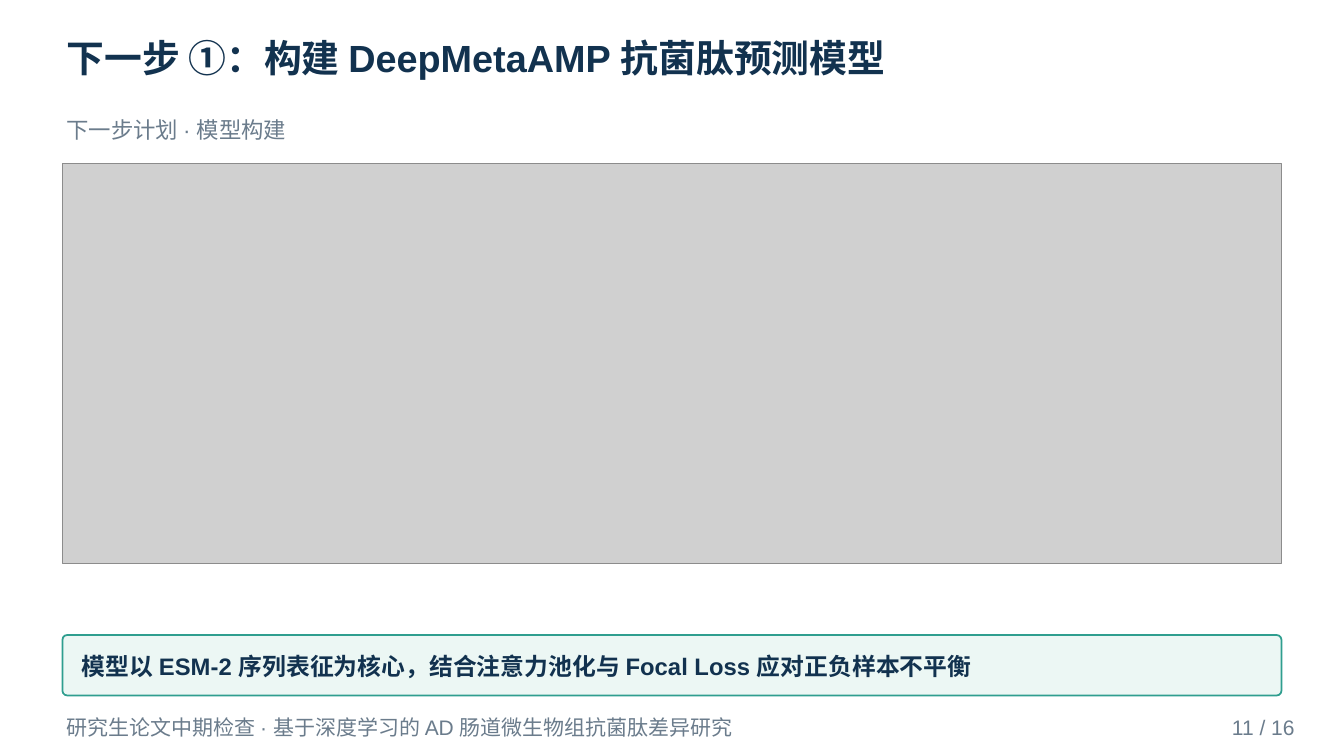
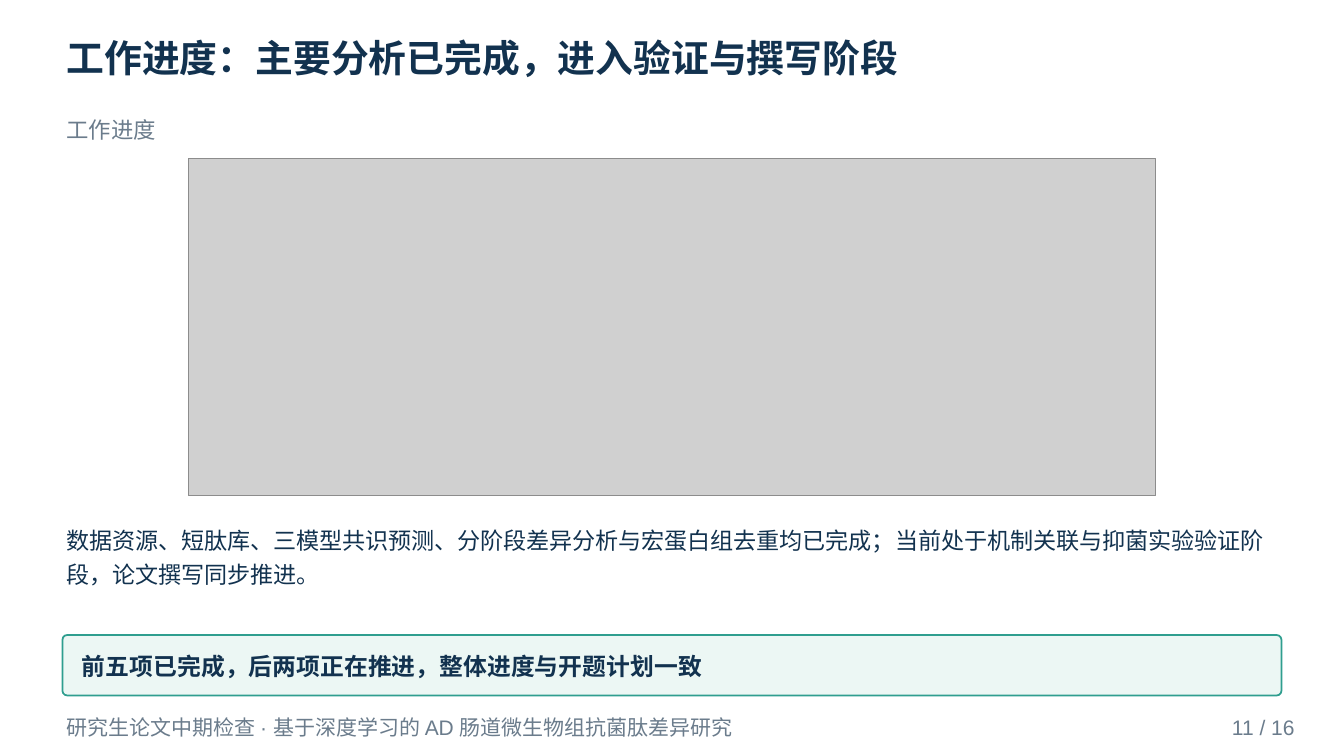
Before and after one commit to mqgg5630-cyber/zhongqi, a slide deck: slide 11 of deliverable/中期答辩.pptx. Drawn at 1344x756 pixels with LibreOffice and Linux fonts; fonts in the diff are those of the drawing; grey boxes stand for pictures. Boxes give left, top, right and bottom in pixels: in the first picture for what was removed or moved away, otherwise in the second. Text is boxed around its words. In the diff, an @@ line names an element or a change of style, - is before the commit and + after.

```diff
--- a/deliverable/中期答辩.pptx
+++ b/deliverable/中期答辩.pptx
@@ text at (67, 39, 899, 77): text changed @@
-下一步 ①：构建 DeepMetaAMP 抗菌肽预测模型
+工作进度：主要分析已完成，进入验证与撰写阶段
@@ text at (67, 119, 156, 140): text changed @@
-下一步计划 · 模型构建
+工作进度
@@ picture: place and size @@
-picture at (63, 163, 1281, 564)
+picture at (189, 158, 1156, 496)
@@ text added at (67, 529, 1264, 586), 16.5 pt, text #12324F @@
+数据资源、短肽库、三模型共识预测、分阶段差异分析与宏蛋白组去重均已完成；当前处于机制关联与抑菌实验验证阶段，论文撰写同步推进。
@@ text in rounded rectangle at (82, 654, 702, 678): text changed @@
-模型以 ESM-2 序列表征为核心，结合注意力池化与 Focal Loss 应对正负样本不平衡
+前五项已完成，后两项正在推进，整体进度与开题计划一致
```
Also in this commit, not shown: 12 other slides changed, 1 slide added, 1 slide removed, 24 other files.
